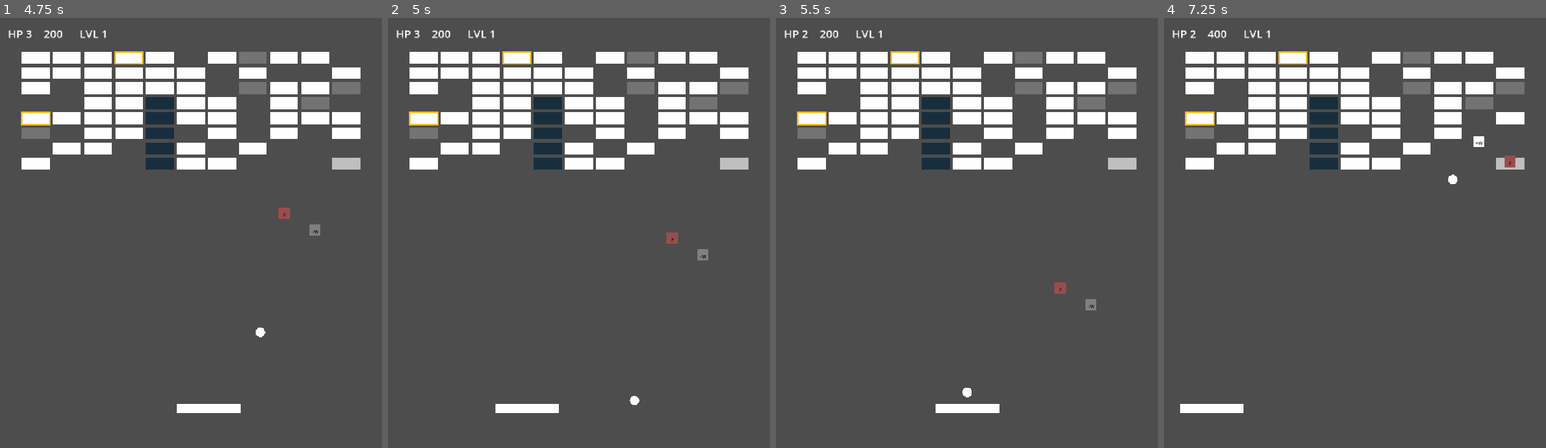
Above: before the commit, frames 1-4 (left to right).
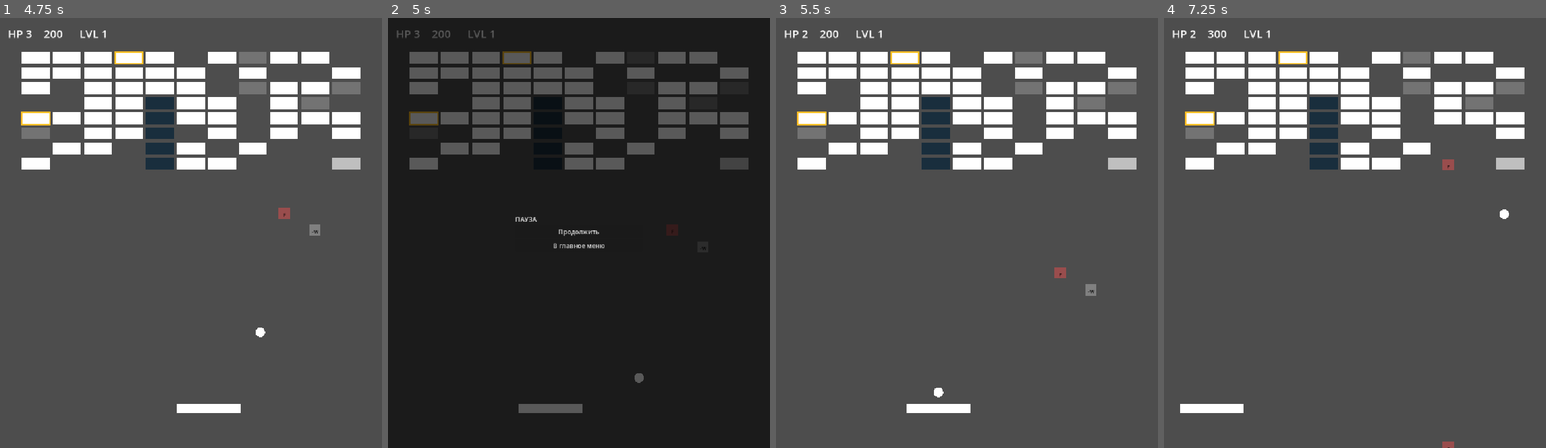
Above: after the commit, the same moments.

Repository: Ardarik421/arkanoid
Game: Godot game, scene res://scenes/main_menu.tscn
The game is run twice, just before and just after one commit, with the same random seed, the same clock (stepped at 60 frames per second) and the same inputs.
Inputs (mouse positions are in pixels of both pictures, inside the frame that each line leads up to):
- Up to frame 1 (4.75 s): click "НОВАЯ ИГРА" at 0.5 s; tap Enter at 1.25 s; move the mouse to (275, 211) at 1.27 s; hold D (move_right) 1.28-2.03 s; tap Space (launch_ball) every 0.75 s from 1.35 to 4.35 s; move the mouse to (114, 254) at 2.02 s; hold A (move_left) 2.03-2.78 s; move the mouse to (229, 138) at 2.77 s; hold D (move_right) 2.78-4.28 s; move the mouse to (171, 319) at 3.52 s; move the mouse to (305, 297) at 4.27 s; hold A (move_left) from 4.28 s (still down)
- Up to frame 2 (5 s): keep holding A (move_left); tap Escape (ui_cancel) at 4.9 s
- Up to frame 3 (5.5 s): release A (move_left) at 5 s; click (967, 233) at 5 s, where only the run after the commit has a clickable "Продолжить"
- Up to frame 4 (7.25 s): move the mouse to (1240, 168) at 5.77 s; hold A (move_left) from 5.78 s (still down); tap Space (launch_ball) at 5.85, 6.6 s; move the mouse to (1374, 233) at 6.52 s

Frame 1 is identical in both runs. In frame 2, 100% of the frame differs, in the area x 0-100%, y 0-100%; in frame 3, 0.7%; in frame 4, 1.0%.

Commit message:
Добавил внутриигровое меню паузы

Diff:
--- a/scenes/main.gd
+++ b/scenes/main.gd
@@ -172,6 +172,7 @@
 # =========================
 
 func _ready():
+
 	set_shield_enabled(false)
 	active_balls.append($Ball)
 
@@ -191,6 +192,7 @@
 	update_level_label()
 
 func _process(_delta):
+
 	update_effects_ui()
 
 	if game_won:
--- a/scenes/main.tscn
+++ b/scenes/main.tscn
@@ -5,6 +5,7 @@
 [ext_resource type="PackedScene" uid="uid://b4kt1kvh5w7el" path="res://scenes/paddle.tscn" id="2_0wfyh"]
 [ext_resource type="PackedScene" uid="uid://c21lyl7xsd1i0" path="res://scenes/brick.tscn" id="3_sugp2"]
 [ext_resource type="PackedScene" uid="uid://can5q72w1heag" path="res://scenes/bonus.tscn" id="5_tbgi4"]
+[ext_resource type="Script" uid="uid://bauva4yg63gt8" path="res://scenes/pause_menu.gd" id="6_tefeu"]
 
 [sub_resource type="RectangleShape2D" id="RectangleShape2D_ck4f2"]
 size = Vector2(40, 1080)
@@ -173,4 +174,44 @@
 theme_override_font_sizes/font_size = 24
 text = "H 6.0"
 
+[node name="PauseLayer" type="CanvasLayer" parent="." unique_id=135469963]
+process_mode = 3
+visible = false
+script = ExtResource("6_tefeu")
+
+[node name="PauseOverlay" type="ColorRect" parent="PauseLayer" unique_id=2109353330]
+anchors_preset = 15
+anchor_right = 1.0
+anchor_bottom = 1.0
+grow_horizontal = 2
+grow_vertical = 2
+color = Color(0, 0, 0, 0.6509804)
+
+[node name="PauseMenu" type="VBoxContainer" parent="PauseLayer/PauseOverlay" unique_id=266760029]
+custom_minimum_size = Vector2(320, 0)
+layout_mode = 1
+anchors_preset = 8
+anchor_left = 0.5
+anchor_top = 0.5
+anchor_right = 0.5
+anchor_bottom = 0.5
+offset_left = -69.0
+offset_top = -46.5
+offset_right = 69.0
+offset_bottom = 46.5
+grow_horizontal = 2
+grow_vertical = 2
+
+[node name="PauseTitle" type="Label" parent="PauseLayer/PauseOverlay/PauseMenu" unique_id=119717442]
+layout_mode = 2
+text = "ПАУЗА"
+
+[node name="ContinueButton" type="Button" parent="PauseLayer/PauseOverlay/PauseMenu" unique_id=2140518272]
+layout_mode = 2
+text = "Продолжить"
+
+[node name="MainMenuButton" type="Button" parent="PauseLayer/PauseOverlay/PauseMenu" unique_id=1917928394]
+layout_mode = 2
+text = "В главное меню"
+
 [connection signal="body_entered" from="DeathZone" to="." method="_on_death_zone_body_entered"]
--- /dev/null
+++ b/scenes/pause_menu.gd
@@ -0,0 +1,49 @@
+extends CanvasLayer
+
+@onready var pause_overlay = $PauseOverlay
+@onready var continue_button = $PauseOverlay/PauseMenu/ContinueButton
+@onready var main_menu_button = $PauseOverlay/PauseMenu/MainMenuButton
+
+const MAIN_MENU_SCENE: String = "res://scenes/main_menu.tscn"
+
+func _ready():
+	process_mode = Node.PROCESS_MODE_ALWAYS
+	hide_pause_menu()
+
+	continue_button.pressed.connect(resume_game)
+	main_menu_button.pressed.connect(return_to_main_menu)
+
+func _unhandled_input(event):
+	if not event.is_action_pressed("ui_cancel"):
+		return
+
+	if get_tree().paused:
+		resume_game()
+		get_viewport().set_input_as_handled()
+		return
+
+	var main = get_parent()
+
+	if main.game_won or main.game_over:
+		return
+
+	pause_game()
+	get_viewport().set_input_as_handled()
+
+func pause_game():
+	get_tree().paused = true
+	show_pause_menu()
+
+func resume_game():
+	get_tree().paused = false
+	hide_pause_menu()
+
+func show_pause_menu():
+	visible = true
+
+func hide_pause_menu():
+	visible = false
+
+func return_to_main_menu():
+	get_tree().paused = false
+	get_tree().change_scene_to_file(MAIN_MENU_SCENE)
Not shown, added: scenes/pause_menu.gd.uid
